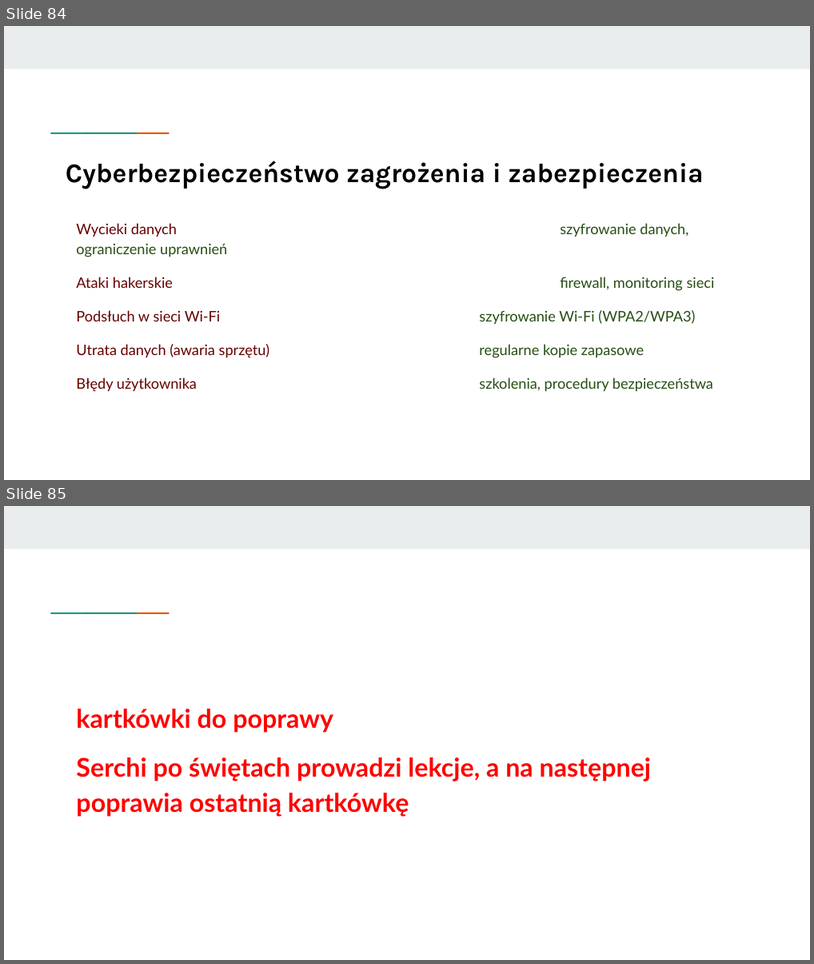
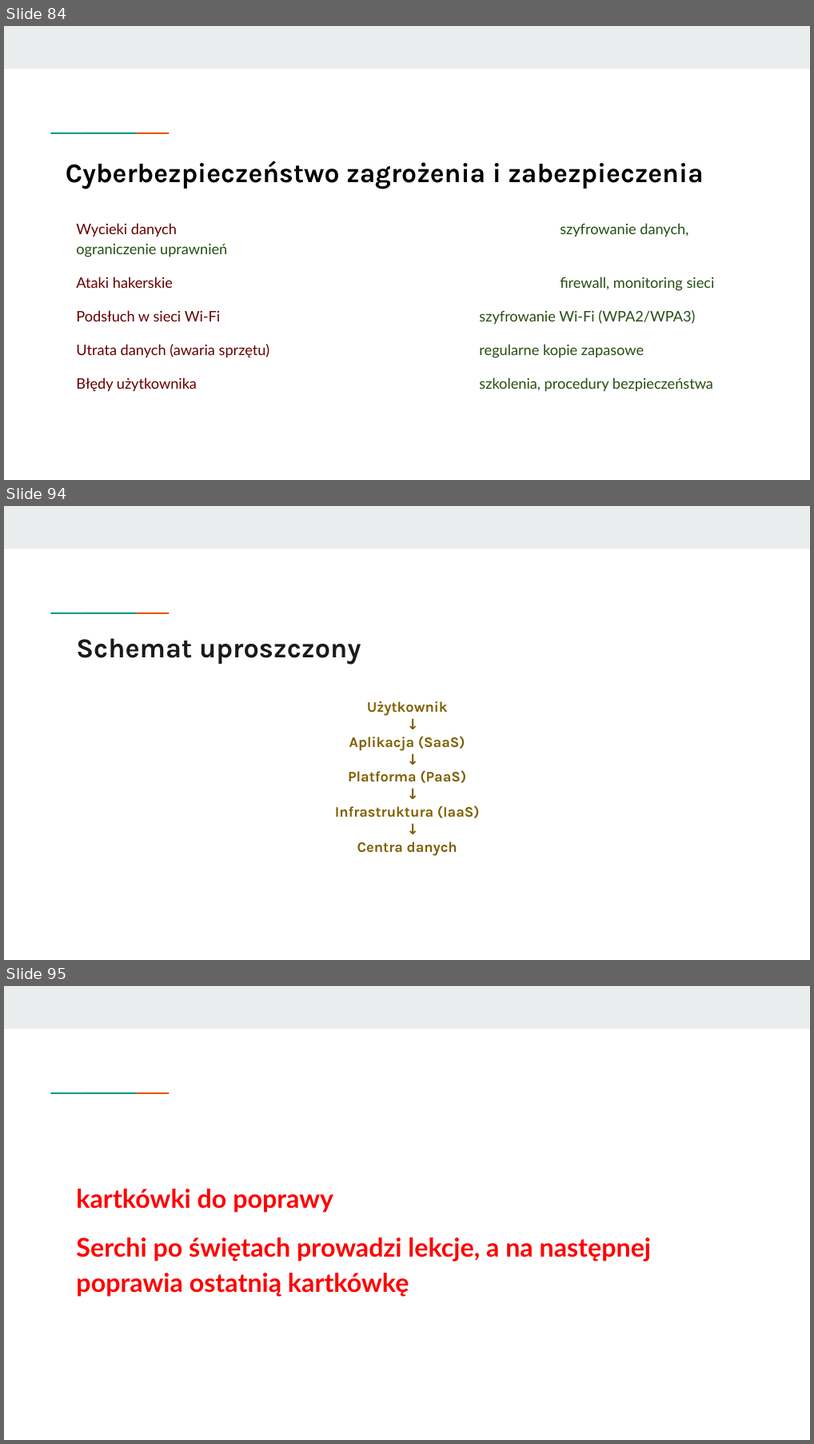
Before and after one commit to KasiaKasia/PRZEDMIOTY, a slide deck: ZASTOSOWANIE_INFORMATYKI/1A-gr_2/Zastosowanie informatyki - 1A gr. 2-plik2.pptx. Shown one above the other, each under a label of ours: slides 84 and 85 before the commit, slides 84, 94 and 95 after it; the slides between them are not shown. The pictures are 814x964 and 814x1444 pixels, drawn with LibreOffice and Linux fonts; fonts in the diff are those of the drawing. Boxes give left, top, right and bottom in pixels: in the first picture for what was removed or moved away, otherwise in the second. Text is boxed around its words. In the diff, an @@ line names an element or a change of style, - is before the commit and + after.

```diff
--- a/ZASTOSOWANIE_INFORMATYKI/1A-gr_2/Zastosowanie informatyki - 1A gr. 2-plik2.pptx
+++ b/ZASTOSOWANIE_INFORMATYKI/1A-gr_2/Zastosowanie informatyki - 1A gr. 2-plik2.pptx
@@ slide 94 added at [4,506,810,960], background #FFFFFF; not listed: 3 template elements that a slide beside it also shows @@
@@ title added at [76,638,362,664], 24.4 pt, text #1A1A1A, bold @@
+Schemat uproszczony
@@ text added at [335,701,480,856], 13 pt, text #7F6000, bold @@
+Użytkownik
+↓
+Aplikacja (SaaS)
+↓
+Platforma (PaaS)
+↓
+Infrastruktura (IaaS)
+↓
+Centra danych
@@ what was slide 85 is now slide 95 @@
```
Also in this commit, not shown: 9 other slides added, 1 other file.
